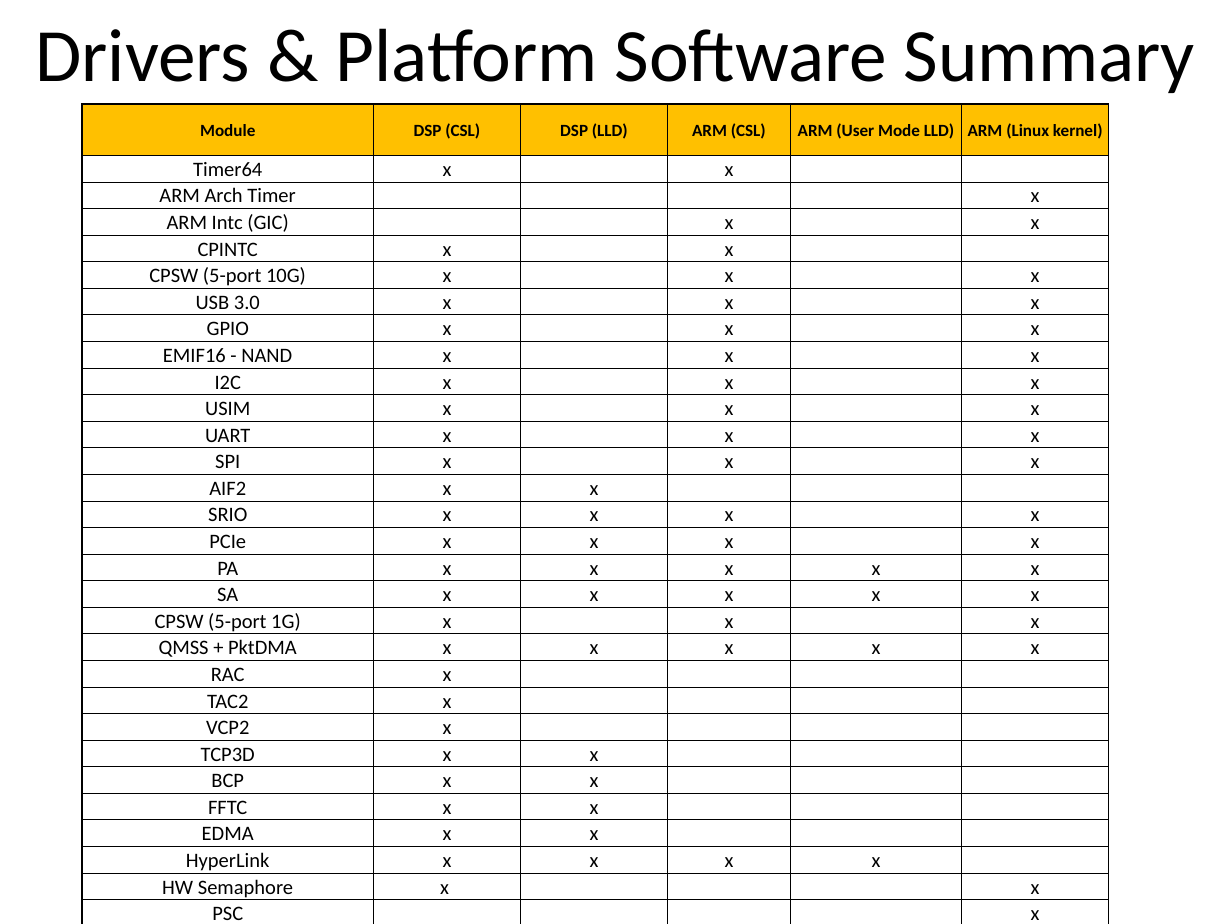
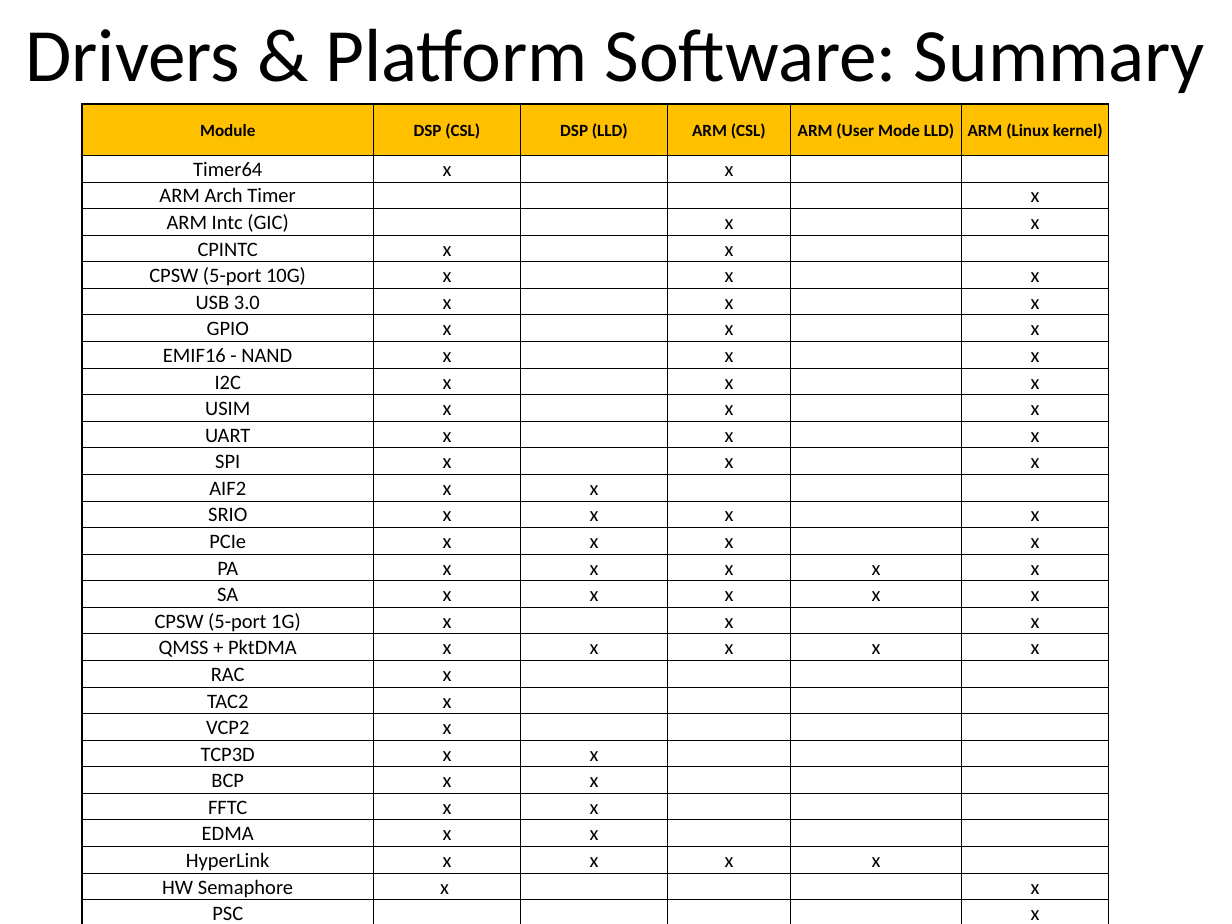
Before and after one commit to hari1989/keystone-workshop, a slide deck: slide 34 of slides/KeyStone Software.pptx (slide 23 before the commit). Drawn at 1232x924 pixels with LibreOffice and Linux fonts; fonts in the diff are those of the drawing; background and template pictures are left out. Boxes give left, top, right and bottom in pixels: in the first picture for what was removed or moved away, otherwise in the second. Text is boxed around its words. In the diff, an @@ line names an element or a change of style, - is before the commit and + after.

```diff
--- a/slides/KeyStone Software.pptx
+++ b/slides/KeyStone Software.pptx
@@ text at [25,28,1205,93]: text changed @@
-Drivers & Platform Software Summary
+Drivers & Platform Software: Summary
```
Also in this commit, not shown: 15 other slides changed, 38 slides added, 8 slides removed.
